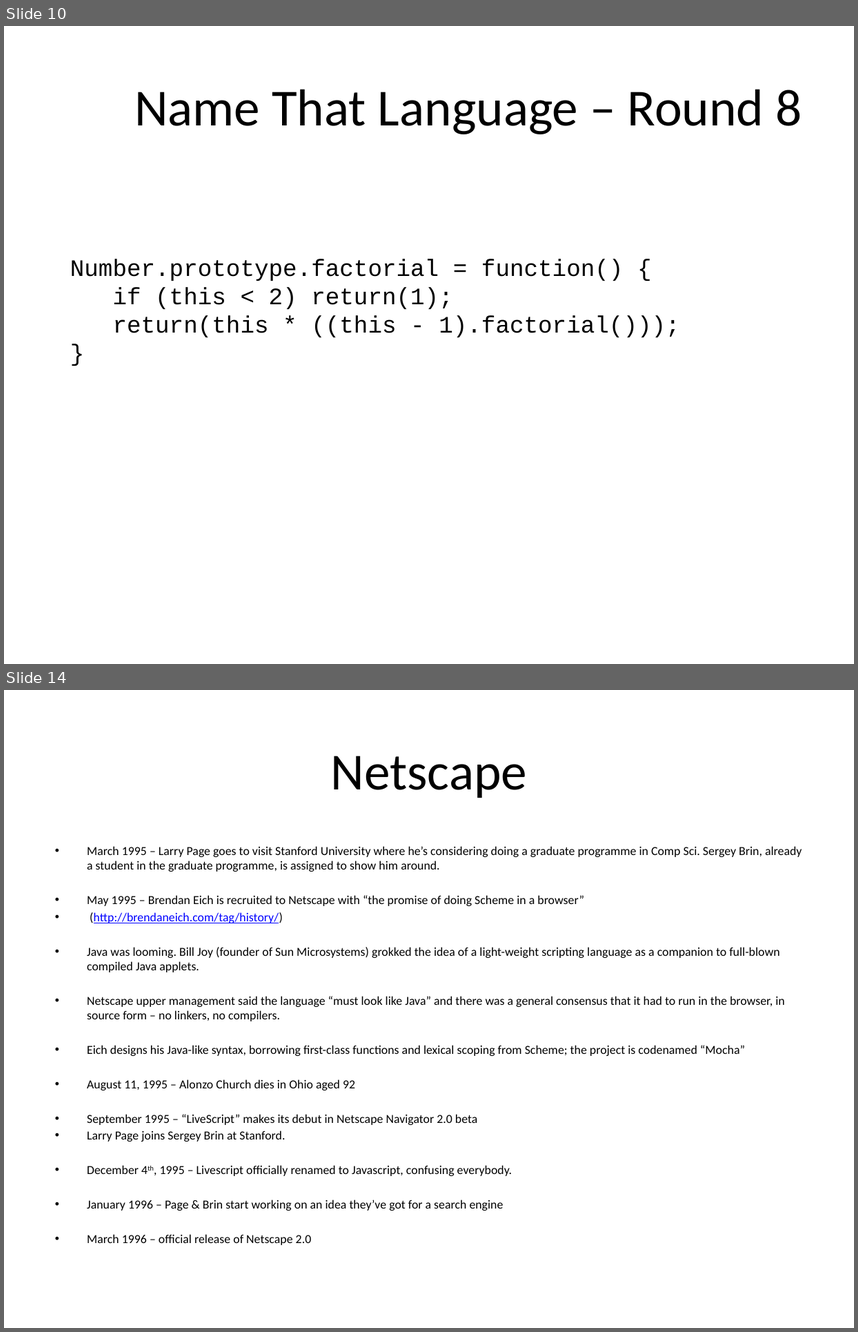
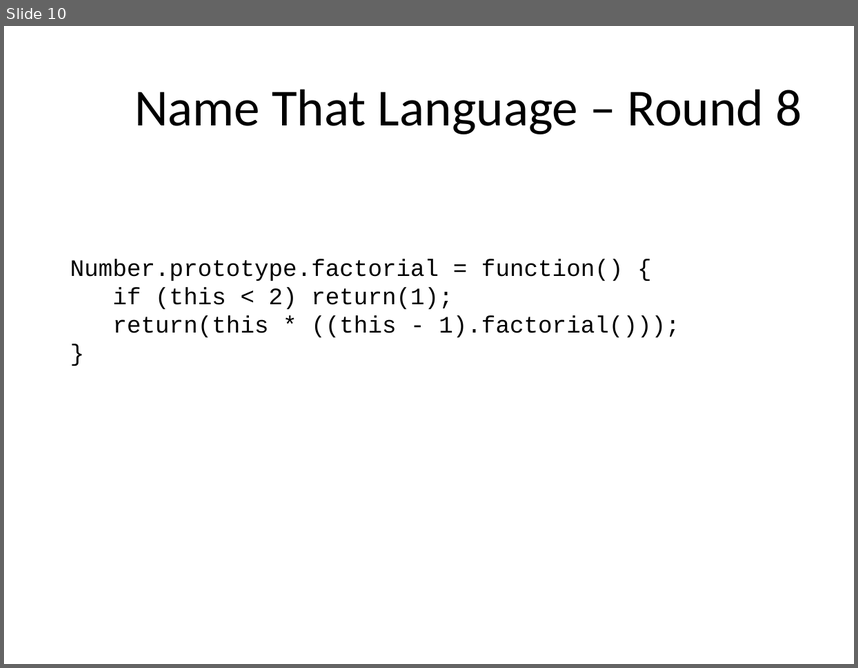
Before and after one commit to dylanbeattie/SoKnowJS, a slide deck: Slides/So You Think You Know Javascript.pptx. Shown one above the other, each under a label of ours: slides 10 and 14 before the commit, slide 10 after it; the slides between them are not shown. The pictures are 858x1332 and 858x668 pixels, drawn with LibreOffice and Linux fonts; fonts in the diff are those of the drawing. Boxes give left, top, right and bottom in pixels: in the first picture for what was removed or moved away, otherwise in the second. Text is boxed around its words. In the diff, an @@ line names an element or a change of style, - is before the commit and + after.

Commit message:
Work in progress - history slides are kinda done

```diff
--- a/Slides/So You Think You Know Javascript.pptx
+++ b/Slides/So You Think You Know Javascript.pptx
@@ slide 14 removed at <box>4,690,854,1328</box>, background #FFFFFF @@
@@ title removed at <box>331,756,527,798</box> @@
-Netscape
@@ text removed at <box>87,846,802,1245</box> @@
-• March 1995 – Larry Page goes to visit Stanford University where he’s considering doing a graduate programme in Comp Sci. Sergey Brin, already a student in the graduate programme, is assigned to show him around.
-• May 1995 – Brendan Eich is recruited to Netscape with “the promise of doing Scheme in a browser”
-• (http://brendaneich.com/tag/history/)
-• Java was looming. Bill Joy (founder of Sun Microsystems) grokked the idea of a light-weight scripting language as a companion to full-blown compiled Java applets.
-• Netscape upper management said the language “must look like Java” and there was a general consensus that it had to run in the browser, in source form – no linkers, no compilers.
-• Eich designs his Java-like syntax, borrowing first-class functions and lexical scoping from Scheme; the project is codenamed “Mocha”
-• August 11, 1995 – Alonzo Church dies in Ohio aged 92
-• September 1995 – “LiveScript” makes its debut in Netscape Navigator 2.0 beta
-• Larry Page joins Sergey Brin at Stanford.
-• December 4th, 1995 – Livescript officially renamed to Javascript, confusing everybody.
-• January 1996 – Page & Brin start working on an idea they’ve got for a search engine
-• March 1996 – official release of Netscape 2.0
```
Also in this commit, not shown: 3 slides changed, 9 slides added, 9 other slides removed, 3 other files.
